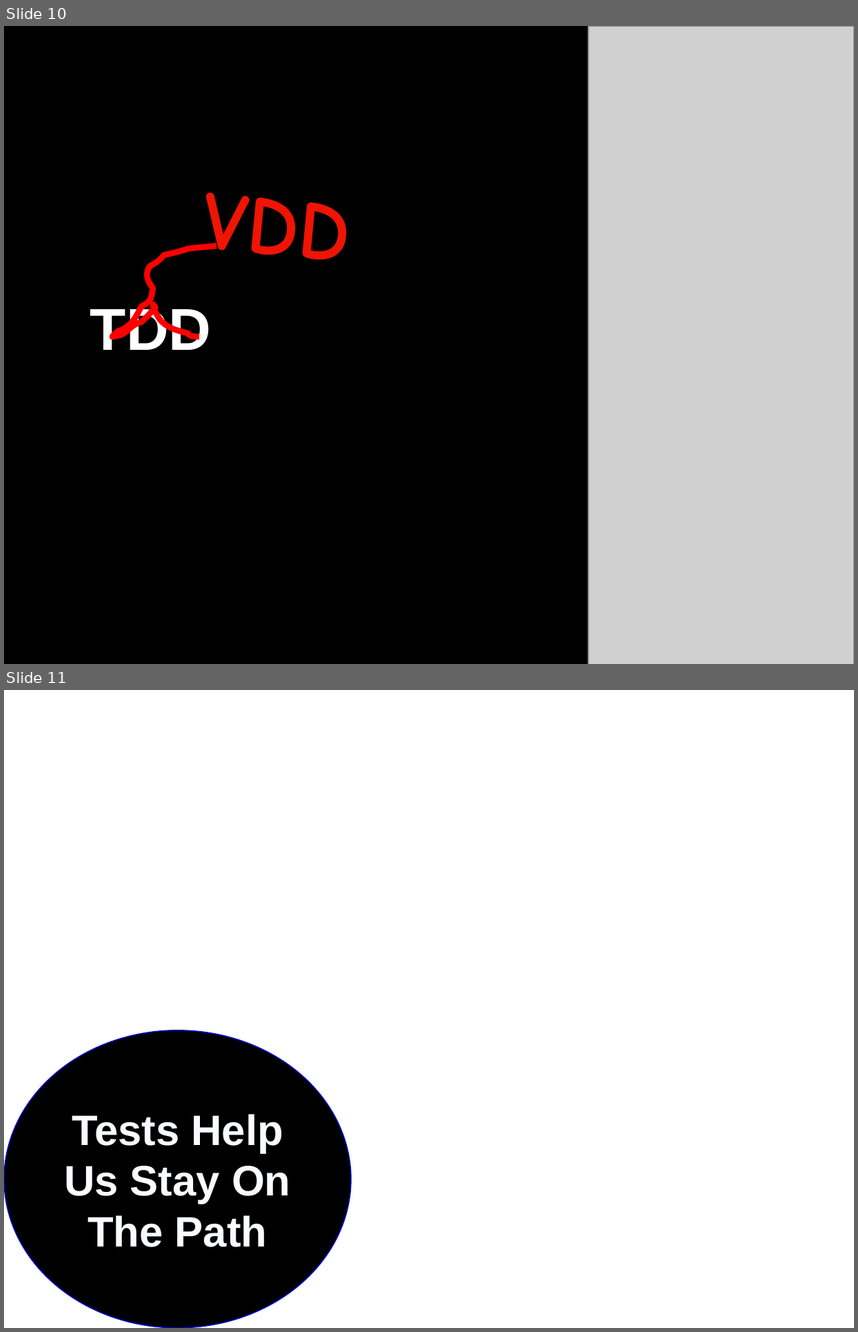
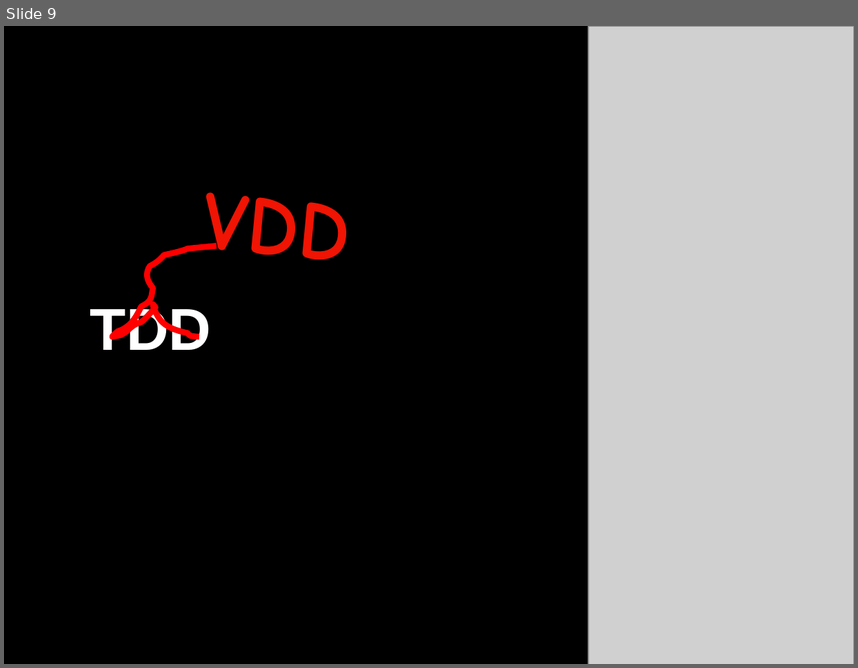
Before and after one commit to marcesher/mxunit-cfmeetups, a slide deck: CFObjective2009TDD/ppt/Esher_TestableCode.ppt. Shown one above the other, each under a label of ours: slides 10 and 11 before the commit, slide 9 after it. The pictures are 858x1332 and 858x668 pixels, drawn with LibreOffice and Linux fonts; fonts in the diff are those of the drawing; grey boxes stand for pictures; background and template pictures are left out. Boxes give left, top, right and bottom in pixels: in the first picture for what was removed or moved away, otherwise in the second. Text is boxed around its words. In the diff, an @@ line names an element or a change of style, - is before the commit and + after.

```diff
--- a/CFObjective2009TDD/ppt/Esher_TestableCode.ppt
+++ b/CFObjective2009TDD/ppt/Esher_TestableCode.ppt
@@ slide 11 removed at [4, 690, 854, 1328], background picture (left out) @@
@@ ellipse removed at [4, 1030, 351, 1328] @@
-Tests Help Us Stay On The Path
@@ what was slide 10 is now slide 9 @@
```
Also in this commit, not shown: 3 slides changed, 3 slides added, 3 other slides removed, 2 other files.
